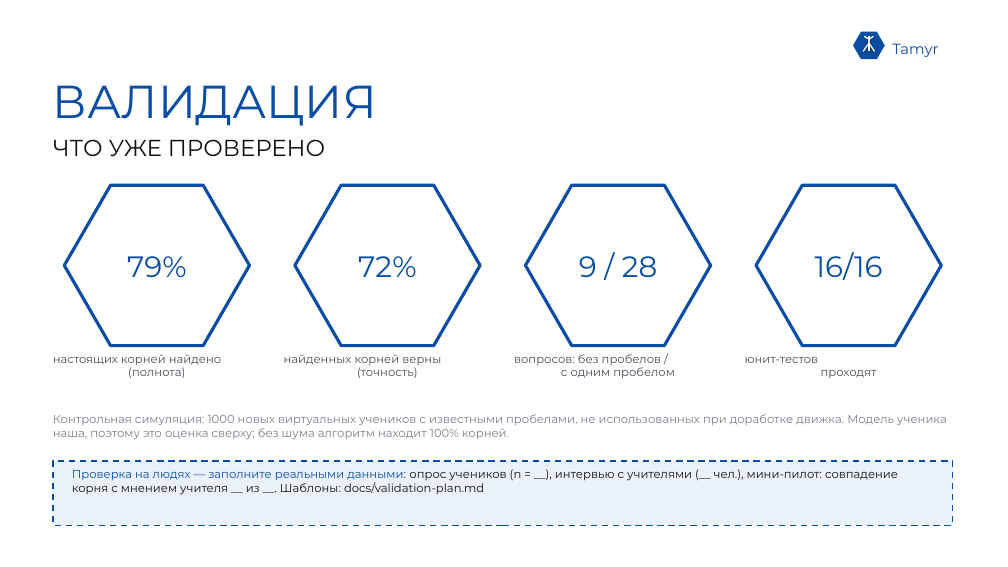
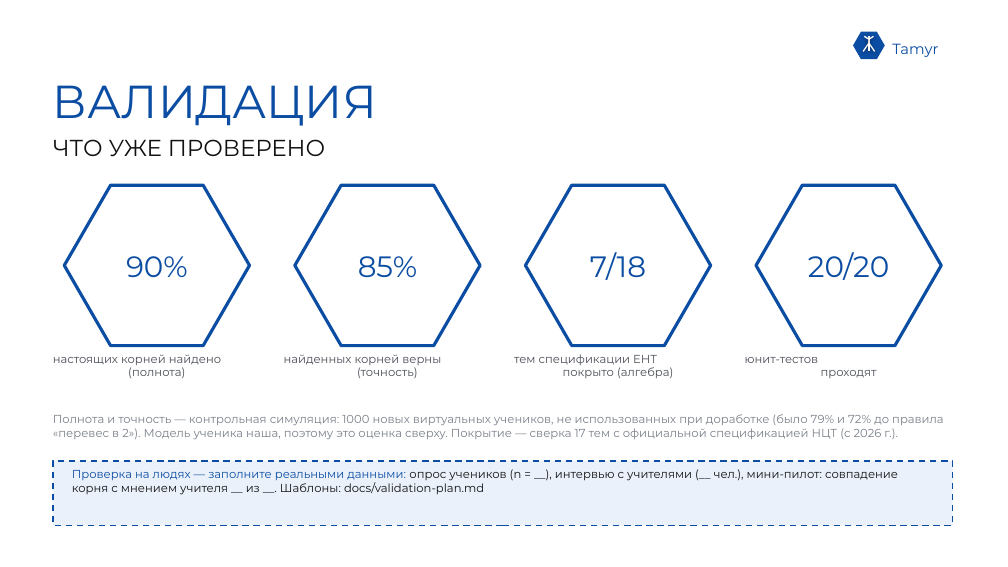
Before and after one commit to sas1k00/hackathonchik, a slide deck: slide 9 of docs/Tamyr_VentureHack2026.pptx. Drawn at 1008x567 pixels with LibreOffice and Linux fonts; fonts in the diff are those of the drawing. Boxes give left, top, right and bottom in pixels: in the first picture for what was removed or moved away, otherwise in the second. Text is boxed around its words. In the diff, an @@ line names an element or a change of style, - is before the commit and + after.

```diff
--- a/docs/Tamyr_VentureHack2026.pptx
+++ b/docs/Tamyr_VentureHack2026.pptx
@@ text in hexagon at [126,256,188,277]: text changed @@
-79%
+90%
@@ text in hexagon at [358,256,417,277]: text changed @@
-72%
+85%
@@ text in hexagon at [590,252,646,280]: text changed @@
-9 / 28
+7/18
@@ text in hexagon at [808,252,889,280]: text changed @@
-16/16
+20/20
@@ text at [514,354,673,378]: text changed @@
-вопросов: без пробелов /
-с одним пробелом
+тем спецификации ЕНТ
+покрыто (алгебра)
@@ text at [53,414,943,439]: text changed @@
-Контрольная симуляция: 1000 новых виртуальных учеников с известными пробелами, не использованных при доработке движка. Модель ученика наша, поэтому это оценка сверху; без шума алгоритм находит 100% корней.
+Полнота и точность — контрольная симуляция: 1000 новых виртуальных учеников, не использованных при доработке (было 79% и 72% до правила «перевес в 2»). Модель ученика наша, поэтому это оценка сверху. Покрытие — сверка 17 тем с официальной спецификацией НЦТ (с 2026 г.).
```
Also in this commit, not shown: 4 other slides changed, 14 other files.
